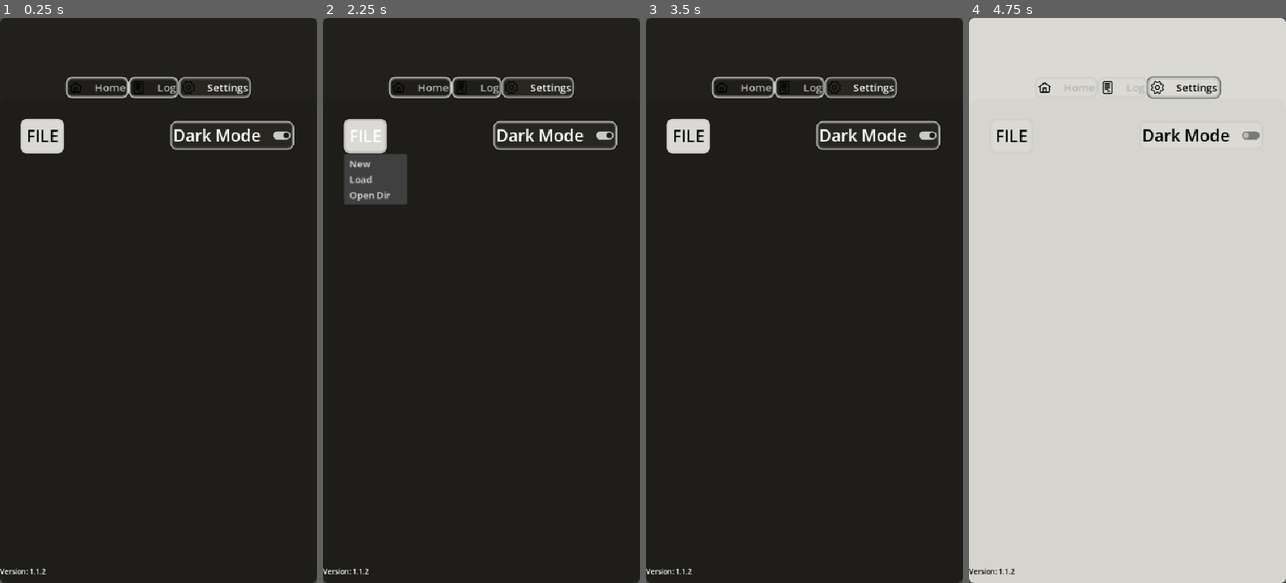
Above: before the commit, frames 1-4 (left to right).
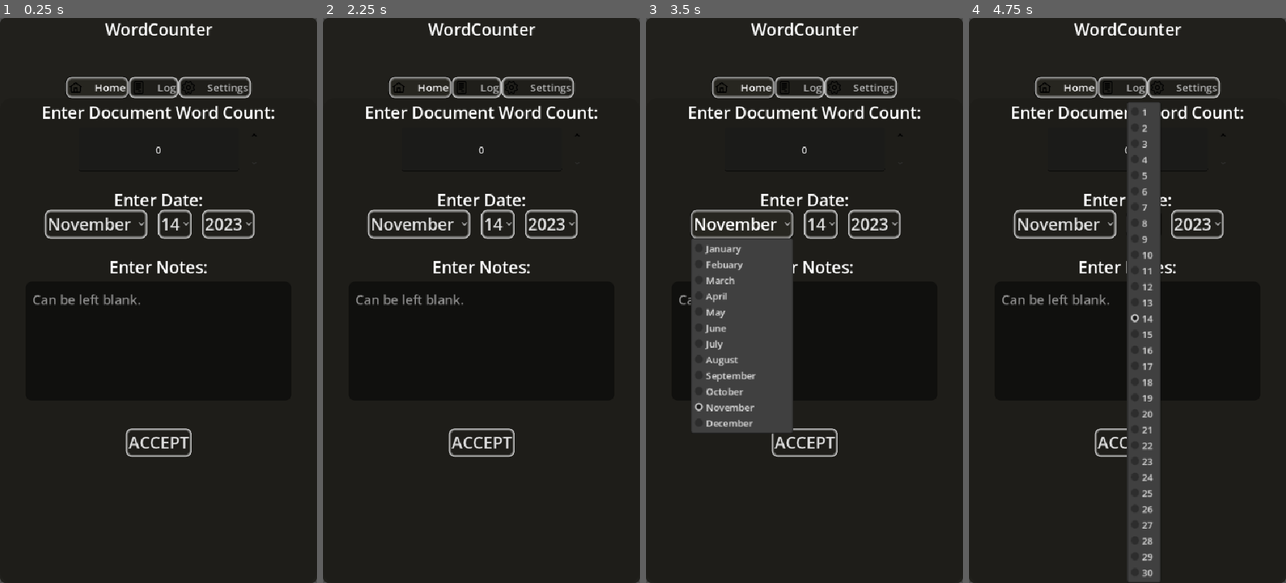
Above: after the commit, the same moments.

Repository: Phlegmlee/WordCounter
Game: Godot game, scene res://application_manager.tscn
The game is run twice, just before and just after one commit, with the same random seed, the same clock (stepped at 60 frames per second) and the same inputs.
Inputs (mouse positions are in pixels of both pictures, inside the frame that each line leads up to):
- Up to frame 1 (0.25 s): no input
- Up to frame 2 (2.25 s): click (481, 441) at 0.5 s, where only the run after the commit has a clickable "ACCEPT"; click (481, 441) at 1.25 s, where only the run after the commit has a clickable "ACCEPT"; click (364, 136) at 2 s, where only the run before the commit has a clickable "FILE"
- Up to frame 3 (3.5 s): click (741, 221) at 2.75 s, where only the run after the commit has a clickable "November"
- Up to frame 4 (4.75 s): click (1200, 136) at 3.5 s, where only the run before the commit has a clickable "Dark Mode"; click (1143, 221) at 4.25 s, where only the run after the commit has a clickable "14"

The runs differ from the first frame. In frame 1, 6.0% of the frame differs, in the area x 0-93%, y 0-99%; in frame 2, 7.8%; in frame 3, 16%; in frame 4, 99%, in the area x 0-100%, y 0-100%.

Commit message:
Patch - 1.1.3 - Display Current Project
The current project file name is now displayed at the top of the application. Default is WordCounter based on the default file name of WordCounter.txt

Diff:
--- a/application_manager.tscn
+++ b/application_manager.tscn
@@ -34,6 +34,19 @@
 grow_horizontal = 2
 grow_vertical = 2
 
+[node name="FileName" type="Label" parent="Panel" unique_id=1791853674]
+unique_name_in_owner = true
+layout_mode = 1
+anchors_preset = 5
+anchor_left = 0.5
+anchor_right = 0.5
+offset_left = -20.0
+offset_right = 20.0
+offset_bottom = 39.0
+grow_horizontal = 2
+horizontal_alignment = 1
+vertical_alignment = 1
+
 [node name="TabContainer" type="TabContainer" parent="." unique_id=1148736392]
 layout_mode = 1
 anchors_preset = 15
@@ -44,11 +57,10 @@
 grow_vertical = 2
 theme_override_font_sizes/font_size = 18
 tab_alignment = 1
-current_tab = 2
+current_tab = 0
 script = ExtResource("3_0wcup")
 
 [node name="Home" type="Control" parent="TabContainer" unique_id=2213274]
-visible = false
 layout_mode = 2
 metadata/_tab_index = 0
 
@@ -244,6 +256,7 @@
 wrap_mode = 1
 
 [node name="Settings" type="Control" parent="TabContainer" unique_id=2142698076 node_paths=PackedStringArray("root", "file_manager", "settings_manager")]
+visible = false
 layout_mode = 2
 script = ExtResource("4_wty1r")
 root = NodePath("../..")
--- a/project.godot
+++ b/project.godot
@@ -16,7 +16,7 @@
 
 config/name="WordCounter"
 config/description="WordCounter Application, track manuscript word count, make notes."
-config/version="1.1.2"
+config/version="1.1.3"
 config/tags=PackedStringArray("application")
 run/main_scene="uid://cfbc3o8dd44dk"
 config/use_custom_user_dir=true
--- a/scripts/file_manager.gd
+++ b/scripts/file_manager.gd
@@ -2,17 +2,15 @@
 class_name FileManager
 extends Control
 
-# TODO: Have a settings config file that saves:
-#			FileState status
-#			user file name
-
 signal file_changed
 
 @export var settings_manager : SettingsManager
+@onready var current_project_name : Label = %FileName
+@onready var project_display_string : String = BASE_FILE_NAME.get_basename()
 
 const USER_FILE_PREFIX : String = "user://"
-const BASE_FILE_NAME : String = "wc.txt"
-var user_file_name : String = "wc_userfile.txt"
+const BASE_FILE_NAME : String = "WordCounter.txt"
+var user_file_name : String = "your_userfile.txt"
 var current_file : String = USER_FILE_PREFIX + BASE_FILE_NAME
 
 enum FileState {
@@ -29,7 +27,10 @@
 		user_file_name = settings_manager.get_setting("user_file_name")
 	if settings_manager.has_setting("current_file"):
 		current_file = settings_manager.get_setting("current_file")
+	if settings_manager.has_setting("project_name"):
+		project_display_string = settings_manager.get_setting("project_name")
 
+	current_project_name.text = project_display_string
 
 	_file_check_create(current_state)
 
@@ -82,13 +83,17 @@
 
 	settings_manager.add_setting("file_state", current_state)
 	settings_manager.add_setting("current_file", current_file)
+	settings_manager.add_setting("project_name", project_display_string)
+	current_project_name.text = project_display_string
 
 
 func _on_file_selected(status : bool, selected_paths : PackedStringArray, _selected_filter_index : int) -> void:
 	if not status:
 		return
 
+
 	current_file = USER_FILE_PREFIX + selected_paths[0].get_file()
+	project_display_string = selected_paths[0].get_file().get_basename()
 	_set_current_state()
 	file_changed.emit()
 
@@ -99,5 +104,6 @@
 
 	current_file = USER_FILE_PREFIX + selected_paths[0].get_file()
 	_create_file(current_file, true)
+	project_display_string = selected_paths[0].get_file().get_basename()
 	_set_current_state()
 	file_changed.emit()
